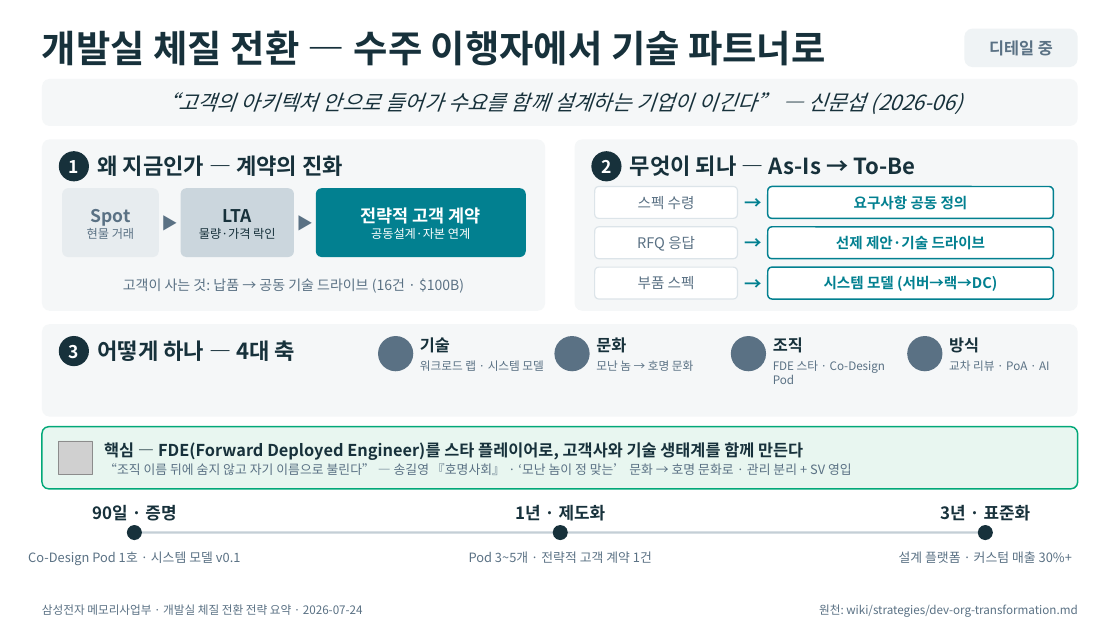
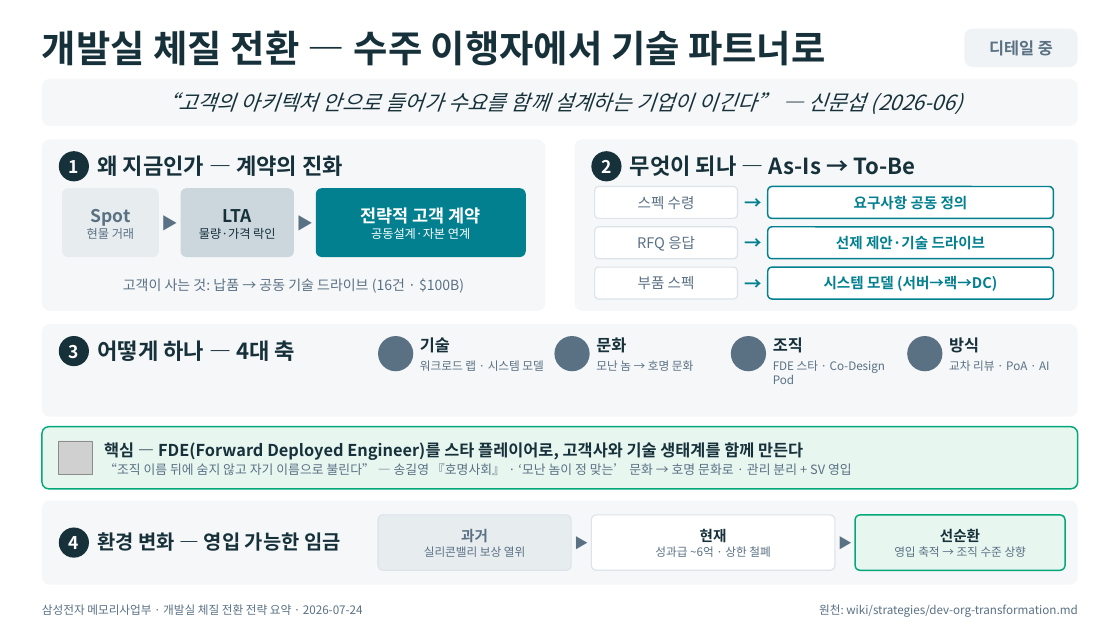
Before and after one commit to k31001/action-learning, a slide deck: slide 1 of dashboard/public/downloads/dev-transformation-summary-mid.pptx. Drawn at 1120x630 pixels with LibreOffice and Linux fonts; fonts in the diff are those of the drawing; grey boxes stand for pictures; background and template pictures are left out. Boxes give left, top, right and bottom in pixels: in the first picture for what was removed or moved away, otherwise in the second. Text is boxed around its words. In the diff, an @@ line names an element or a change of style, - is before the commit and + after.

```diff
--- a/dashboard/public/downloads/dev-transformation-summary-mid.pptx
+++ b/dashboard/public/downloads/dev-transformation-summary-mid.pptx
@@ rounded rectangle added at (42,501,1078,585), fill #F5F7F8 @@
@@ text removed at (515,504,606,521) @@
-1년 · 제도화
@@ text removed at (940,504,1031,521) @@
-3년 · 표준화
@@ ellipse "4": place and size @@
-ellipse "4" at (127,525,142,540)
+ellipse "4" at (59,528,89,558)
@@ text in ellipse at (69,536,79,549): text added @@
+4
@@ text at (97,532,341,551): text changed; size 14.5 to 17 pt @@
-90일 · 증명
+환경 변화 — 영입 가능한 임금
@@ line removed from (134, 533) to (986, 533) @@
@@ rounded rectangle added at (378,515,571,571), fill #E7ECEF, outline #DCE4E9 1 pt, 10 pt, text #5A7184 @@
+과거
+실리콘밸리 보상 열위
@@ text at (571,515,592,571): text added @@
+▶
@@ text "▶": place and size @@
-text "▶" at (553,525,568,540)
+text "▶" at (571,515,592,571)
@@ text "▶" at (571,515,592,571): fill #17313B to none @@
@@ rounded rectangle added at (592,515,835,571), fill #FFFFFF, outline #DCE4E9 1 pt, 10 pt, text #5A7184 @@
+현재
+성과급 ~6억 · 상한 철폐
@@ text added at (835,515,855,571), 12 pt, text #5A7184 @@
+▶
@@ rounded rectangle added at (855,515,1065,571), fill #E8F6F0, outline #02A878 1.25 pt, 10 pt, text #5A7184 @@
+선순환
+영입 축적 → 조직 수준 상향
@@ ellipse removed at (978,525,993,540) @@
@@ text removed at (28,551,241,565) @@
-Co-Design Pod 1호 · 시스템 모델 v0.1
@@ text removed at (469,551,652,563) @@
-Pod 3~5개 · 전략적 고객 계약 1건
@@ text removed at (899,551,1072,563) @@
-설계 플랫폼 · 커스텀 매출 30%+
```
Also in this commit, not shown: 12 other files.
